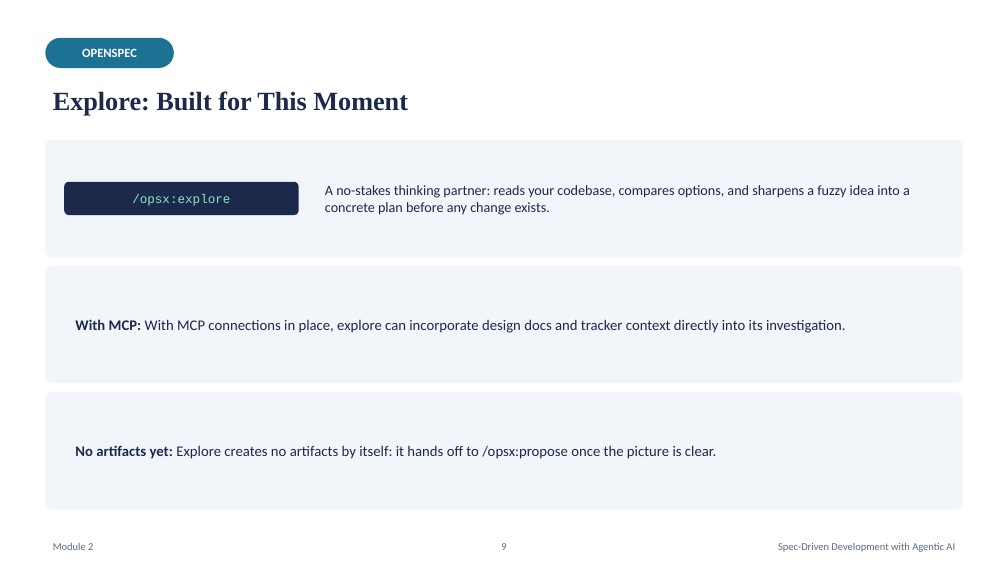
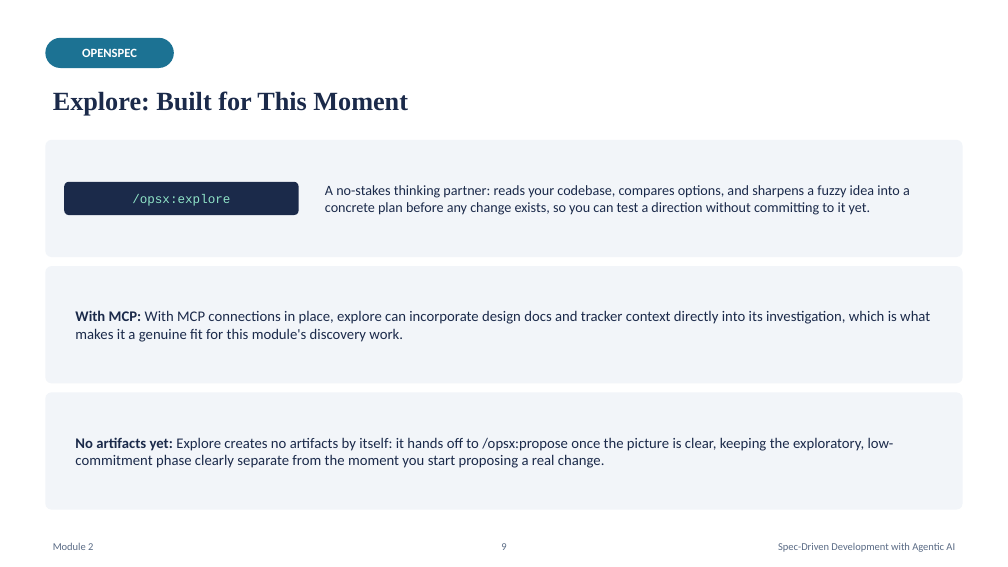
Before and after one commit to karthikasturi/sdd-with-agentic-ai, a slide deck: slide 9 of presentation/Module-2_Discovery-at-Scale.pptx. Drawn at 1008x567 pixels with LibreOffice and Linux fonts; fonts in the diff are those of the drawing. Boxes give left, top, right and bottom in pixels: in the first picture for what was removed or moved away, otherwise in the second. Text is boxed around its words. In the diff, an @@ line names an element or a change of style, - is before the commit and + after.

```diff
--- a/presentation/Module-2_Discovery-at-Scale.pptx
+++ b/presentation/Module-2_Discovery-at-Scale.pptx
@@ text at [325,185,910,215]: text changed @@
-A no-stakes thinking partner: reads your codebase, compares options, and sharpens a fuzzy idea into a concrete plan before any change exists.
+A no-stakes thinking partner: reads your codebase, compares options, and sharpens a fuzzy idea into a concrete plan before any change exists, so you can test a direction without committing to it yet.
@@ text at [75,310,930,342]: text changed @@
-With MCP: With MCP connections in place, explore can incorporate design docs and tracker context directly into its investigation.
+With MCP: With MCP connections in place, explore can incorporate design docs and tracker context directly into its investigation, which is what makes it a genuine fit for this module's discovery work.
@@ text at [75,437,894,468]: text changed @@
-No artifacts yet: Explore creates no artifacts by itself: it hands off to /opsx:propose once the picture is clear.
+No artifacts yet: Explore creates no artifacts by itself: it hands off to /opsx:propose once the picture is clear, keeping the exploratory, low-commitment phase clearly separate from the moment you start proposing a real change.
```
Also in this commit, not shown: 5 other slides changed, 17 other files.
